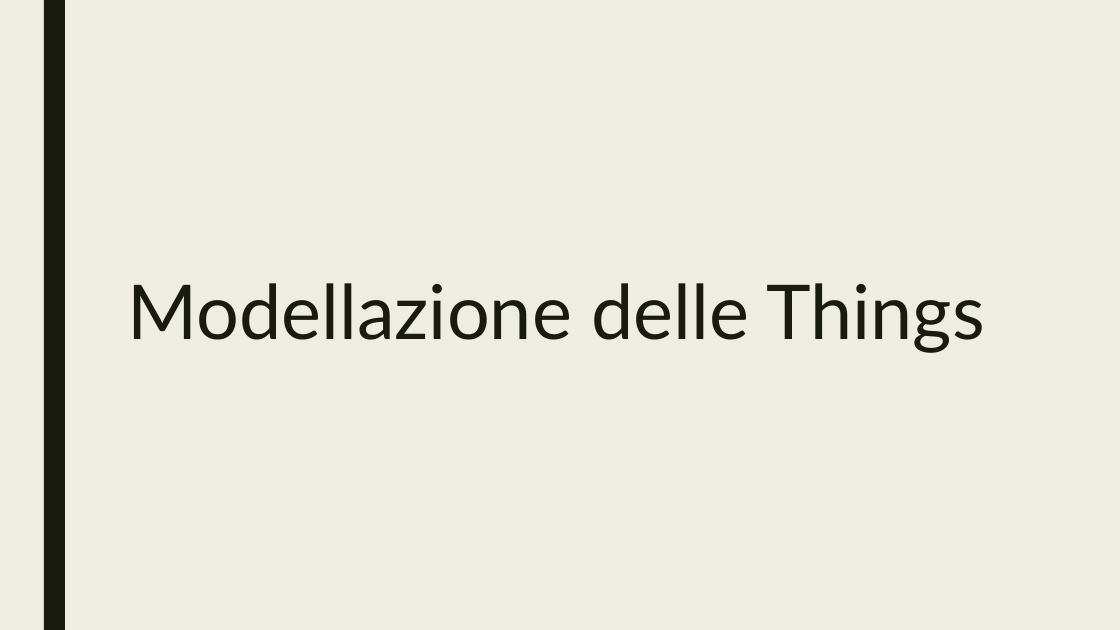
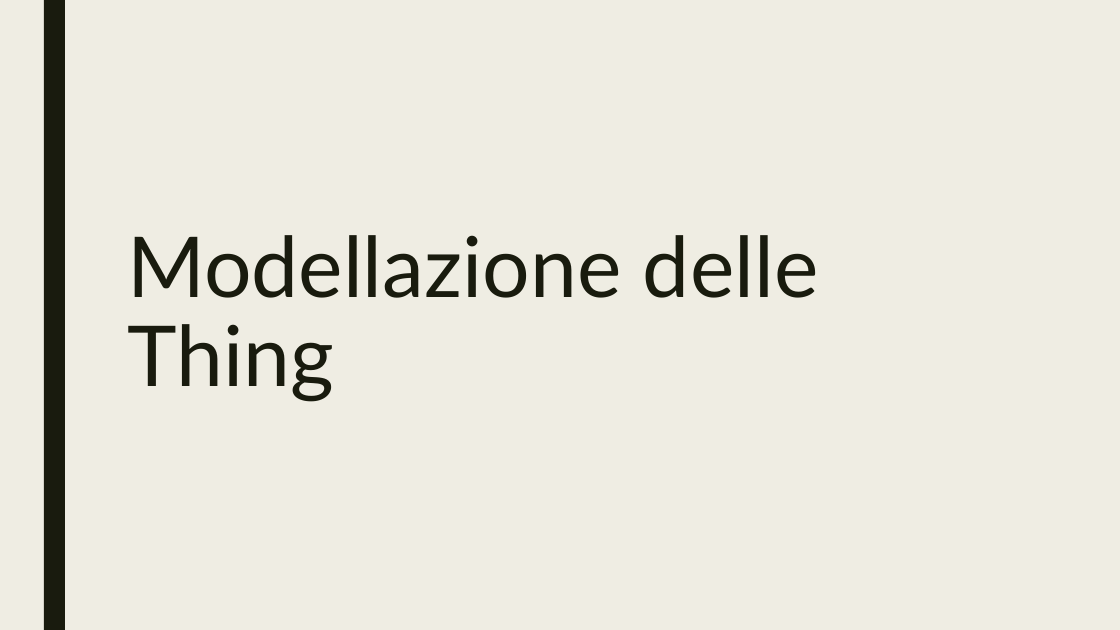
Before and after one commit to Martinocom/pervasive-semantic-exam, a slide deck: slide 13 of doc/Presentation.pptx. Drawn at 1120x630 pixels with LibreOffice and Linux fonts; fonts in the diff are those of the drawing. Boxes give left, top, right and bottom in pixels: in the first picture for what was removed or moved away, otherwise in the second. Text is boxed around its words. In the diff, an @@ line names an element or a change of style, - is before the commit and + after.

```diff
--- a/doc/Presentation.pptx
+++ b/doc/Presentation.pptx
@@ title at [127,235,818,402]: text changed; size 64.8 to 72 pt @@
-Modellazione delle Things
+Modellazione delle Thing
```
Also in this commit, not shown: 14 other slides changed, 8 slides added.
